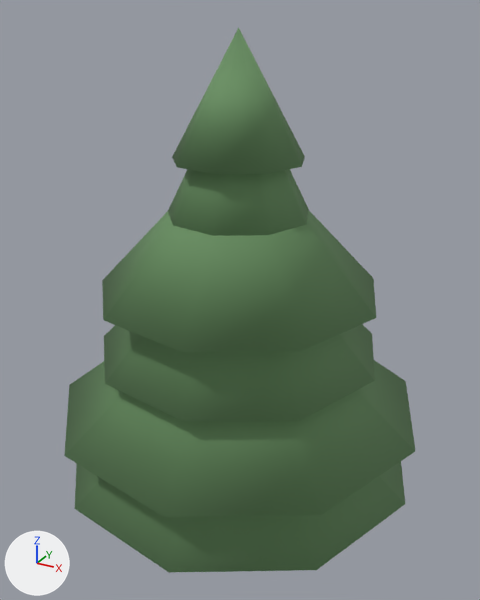
One commit to the glTF model prototype/assets/models/terrain/ambient_tree_2.glb: the scene before it, then after it.
Both versions are drawn from a 50 mm camera at (2.18, -3.94, 4.36) aimed at (-0.03, 0.07, 2.35). Every picture has the same lights, and +X, +Y and +Z are marked at lower left. The first picture is the older version.

Script lines for the objects in view, before the commit:
```python
mat_ambient_tree_2_mat1 = principled_material('ambient_tree_2_mat1')
mat_ambient_tree_2_mat1.base_color = (0.14, 0.28, 0.12)  # green #699061
mat_ambient_tree_2_mat1.roughness = 0.85
me_ambient_tree_2_mesh = bpy.data.meshes.new('ambient_tree_2_mesh')
me_ambient_tree_2_mesh.from_pydata(...)  # a 7-sided cut cone along z (radius 0.24 at the low end, 0.13 at the high end) spanning x -0.22..0.24, y -0.23..0.23, z 0.0..1.18, material slot 0; a 9-sided cut cone along z (radius 1.38 at the low end, 0.35 at the high end) spanning x -1.3..1.38, y -1.36..1.36, z 1.06..1.89, material slot 1; a 9-sided cut cone along z (radius 1.4 at the low end, 0.35 at the high end) spanning x -1.32..1.4, y -1.38..1.38, z 1.53..2.36, material slot 1; a 9-sided cut cone along z (radius 1.07 at the low end, 0.27 at the high end) spanning x -1.01..1.07, y -1.05..1.05, z 2.01..2.83, material slot 1; a 9-sided cut cone along z (radius 1.04 at the low end, 0.26 at the high end) spanning x -0.98..1.04, y -1.03..1.03, z 2.48..3.31, material slot 1; a 9-sided cut cone along z (radius 0.56 at the low end, 0.14 at the high end) spanning x -0.52..0.56, y -0.55..0.55, z 2.95..3.78, material slot 1; a 9-sided cone pointing to +z spanning x -0.44..0.46, y -0.46..0.46, z 3.42..4.25, material slot 1
me_ambient_tree_2_mesh.materials.append(mat_ambient_tree_2_mat0)  # brown #907c69
me_ambient_tree_2_mesh.materials.append(mat_ambient_tree_2_mat1)  # green #699061
ob_ambient_tree_2 = bpy.data.objects.new('ambient_tree_2', me_ambient_tree_2_mesh)
ob_ambient_tree_2.location = (0.0, 0.0, 0.0)
```
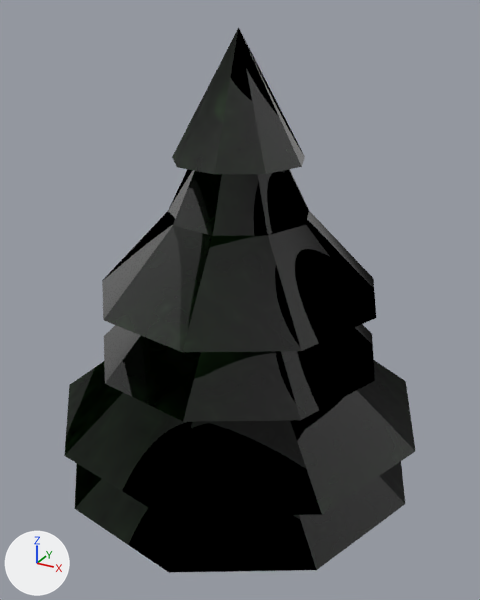
Diff of the bpy script that builds the scene:
```diff
--- a/prototype/assets/models/terrain/ambient_tree_2.glb.py
+++ b/prototype/assets/models/terrain/ambient_tree_2.glb.py
@@ img_ambient_tree_2_mat1_rough @@
+img_ambient_tree_2_mat1_rough = load_image('ambient_tree_2_mat1_rough', '_unpacked/ambient_tree_2_mat1_rough', 128, 128, 'Non-Color')
@@ img_ambient_tree_2_mat1_albedo @@
+img_ambient_tree_2_mat1_albedo = load_image('ambient_tree_2_mat1_albedo', '_unpacked/ambient_tree_2_mat1_albedo', 128, 128, 'sRGB')
@@ img_ambient_tree_2_mat1_norm @@
+img_ambient_tree_2_mat1_norm = load_image('ambient_tree_2_mat1_norm', '_unpacked/ambient_tree_2_mat1_norm', 128, 128, 'Non-Color')
@@ mat_ambient_tree_2_mat1 @@
 mat_ambient_tree_2_mat1 = bpy.data.materials.new('ambient_tree_2_mat1')
-# nodes: BsdfPrincipled, OutputMaterial
-# colours: green #699061
+# nodes: BsdfPrincipled, Math, NormalMap, OutputMaterial, SeparateColor, TexImage x3
+# uses the picture img_ambient_tree_2_mat1_albedo
+# uses the picture img_ambient_tree_2_mat1_norm
+# uses the picture img_ambient_tree_2_mat1_rough
@@ me_ambient_tree_2_mesh @@
 me_ambient_tree_2_mesh.from_pydata(...)  # 114 vertices, 200 faces; spans x -1.32..1.4, y -1.38..1.38, z 0.0..4.25
 # used by ob_ambient_tree_2; location = (0.0, 0.0, 0.0)
+# me_ambient_tree_2_mesh part 1: texture (UV) coordinates changed
 me_ambient_tree_2_mesh.materials.append(mat_ambient_tree_2_mat0)
```

Pixel boxes (x1, y1, x2, y2) of what changed, in the pictures (480 x 600 px):
'ambient_tree_2', surface changed (green to black): (64, 28, 416, 573) in both
